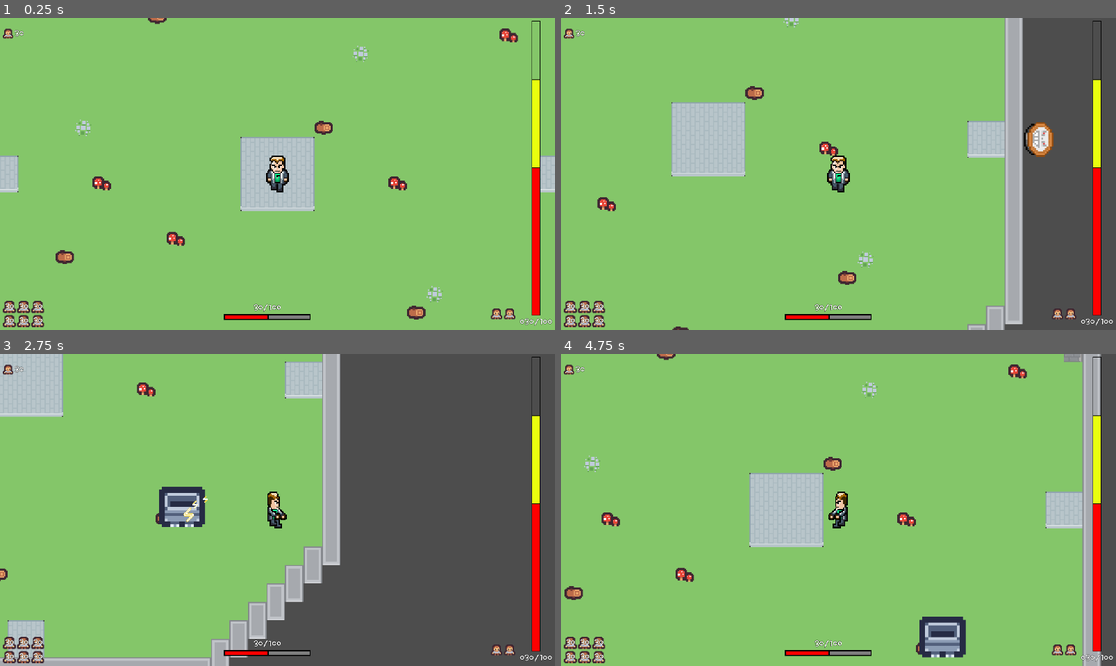
Above: before the commit, frames 1-4 (two rows, left to right).
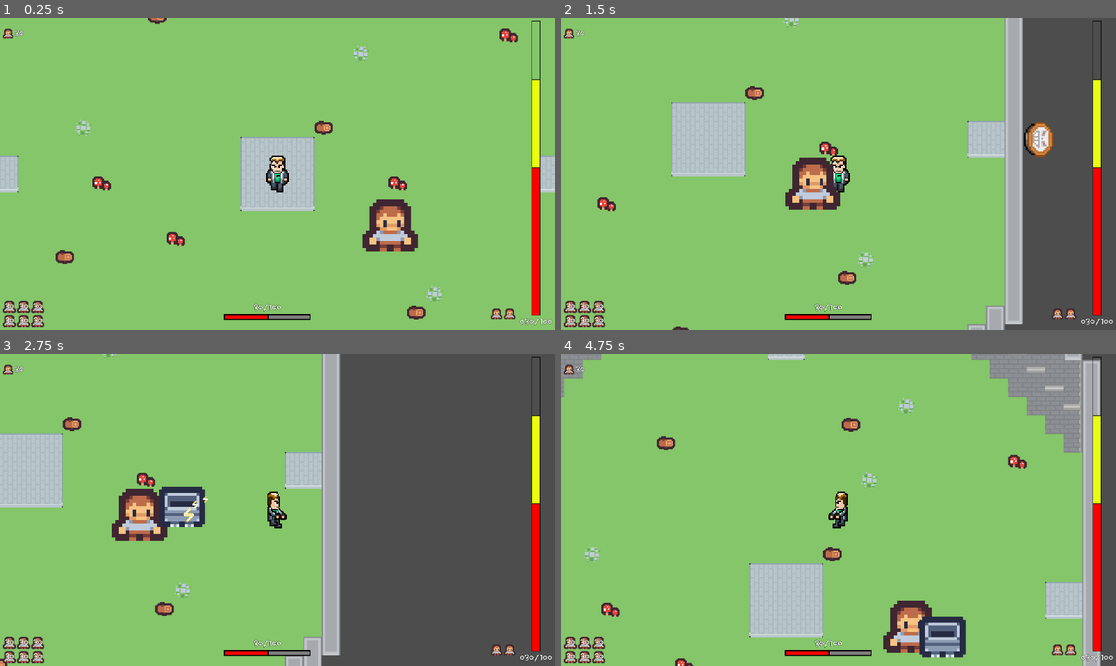
Above: after the commit, the same moments.

Repository: PhWoich/ggj-2024-manicomio
Game: Godot game, scene res://Cenas/Principal/cena_principal.tscn
Two runs of this game, one before a commit and one after it. Both use one fixed random seed, a clock stepped at 60 frames per second and the inputs below.
Inputs (mouse positions are in pixels of both pictures, inside the frame that each line leads up to):
- Up to frame 1 (0.25 s): no input
- Up to frame 2 (1.5 s): move the mouse to (960, 158) at 0.52 s; hold D (Jogador_direita) 0.53-1.28 s; right-click (960, 158) at 0.6 s; move the mouse to (727, 189) at 1.27 s; hold S (Jogador_baixo) from 1.28 s (still down); click (727, 189) at 1.35 s
- Up to frame 3 (2.75 s): move the mouse to (333, 441) at 2.02 s; release S (Jogador_baixo) at 2.03 s; hold D (Jogador_direita) from 2.03 s (still down); tap E (jogador_adicionar_gerador) at 2.1 s
- Up to frame 4 (4.75 s): move the mouse to (810, 572) at 2.77 s; release D (Jogador_direita) at 2.78 s; hold W (Jogador_cima) 2.78-3.53 s; tap Q at 2.85 s; move the mouse to (1005, 556) at 3.52 s; hold R 3.53-4.28 s; hold A (Jogador_esquerda) from 3.53 s (still down); move the mouse to (672, 463) at 4.27 s; tap T at 4.35 s

The runs differ from the first frame. In frame 1, 1.4% of the frame differs, in the area x 65-76%, y 58-75%; in frame 2, 1.3%; in frame 3, 15%, in the area x 0-62%, y 0-100%; in frame 4, 15%.

Commit message:
following

Diff:
--- a/Cenas/Principal/cena_principal.gd
+++ b/Cenas/Principal/cena_principal.gd
@@ -11,6 +11,8 @@
 @onready var torta_na_cara_jogador = preload("res://Player/Tota na Cara/torta_na_cara.tscn")
 @onready var camera = $Camera2D
 
+@onready var louco = preload("res://Louco/louco.tscn")
+
 # Called when the node enters the scene tree for the first time.
 func _ready():
 	var instancia_jogador = jogador.instantiate()
@@ -18,6 +20,10 @@
 	instancia_jogador.atirar_torta.connect(gerar_ataque_dist_jogador)
 	add_child(instancia_jogador)
 	$AudioStreamPlayer.play()
+
+	var instancia_louco = louco.instantiate()
+	instancia_louco.inicializar(instancia_jogador)
+	add_child(instancia_louco)
 
 
 # Called every frame. 'delta' is the elapsed time since the previous frame.
--- /dev/null
+++ b/Louco/louco.gd
@@ -0,0 +1,43 @@
+extends CharacterBody2D
+
+var threshold = 1
+@export var forca: int = 1
+@export var jogador: Node2D
+@export var speed: int = 25
+@export var vida: int = 1000
+@onready var navegacao := $NavigationAgent2D as NavigationAgent2D
+
+func _ready() -> void:
+	fazer_caminho()
+
+func inicializar(jogador_: Node2D):
+	jogador = jogador_
+
+func _physics_process(_delta):
+	var direcao = (jogador.global_position - global_position)
+	var movimento: Vector2
+	var x = int(direcao.x)/32
+	var y = int(direcao.y)/32
+
+	print("direccao", direcao)
+	if abs(x) > abs(y):
+		if x > threshold:
+			movimento = Vector2.RIGHT
+		elif x < -threshold:
+			movimento = Vector2.LEFT
+	else:
+		if y > threshold:
+			movimento = Vector2.DOWN
+		elif y < -threshold:
+			movimento = Vector2.UP
+
+	velocity = movimento * speed
+
+	move_and_slide()
+
+func fazer_caminho() -> void:
+	navegacao.set_target_position(jogador.global_position)
+
+
+func _on_timer_timeout() -> void:
+	fazer_caminho()
--- /dev/null
+++ b/Louco/louco.tscn
@@ -0,0 +1,28 @@
+[gd_scene load_steps=4 format=3 uid="uid://cued8klctc7w"]
+
+[ext_resource type="Script" path="res://Louco/louco.gd" id="1_vtbp4"]
+[ext_resource type="Texture2D" uid="uid://c0bnb5jrg6ysw" path="res://Player/tile_0085.png" id="2_tatu3"]
+
+[sub_resource type="RectangleShape2D" id="RectangleShape2D_gd1f3"]
+size = Vector2(96, 36)
+
+[node name="Louco" type="CharacterBody2D"]
+position = Vector2(201, 86)
+script = ExtResource("1_vtbp4")
+
+[node name="Sprite" type="Sprite2D" parent="."]
+texture_filter = 1
+scale = Vector2(6, 6)
+texture = ExtResource("2_tatu3")
+
+[node name="CollisionShape2D" type="CollisionShape2D" parent="."]
+position = Vector2(0, 30)
+shape = SubResource("RectangleShape2D_gd1f3")
+
+[node name="NavigationAgent2D" type="NavigationAgent2D" parent="."]
+
+[node name="Timer" type="Timer" parent="."]
+wait_time = 0.5
+autostart = true
+
+[connection signal="timeout" from="Timer" to="." method="_on_timer_timeout"]
